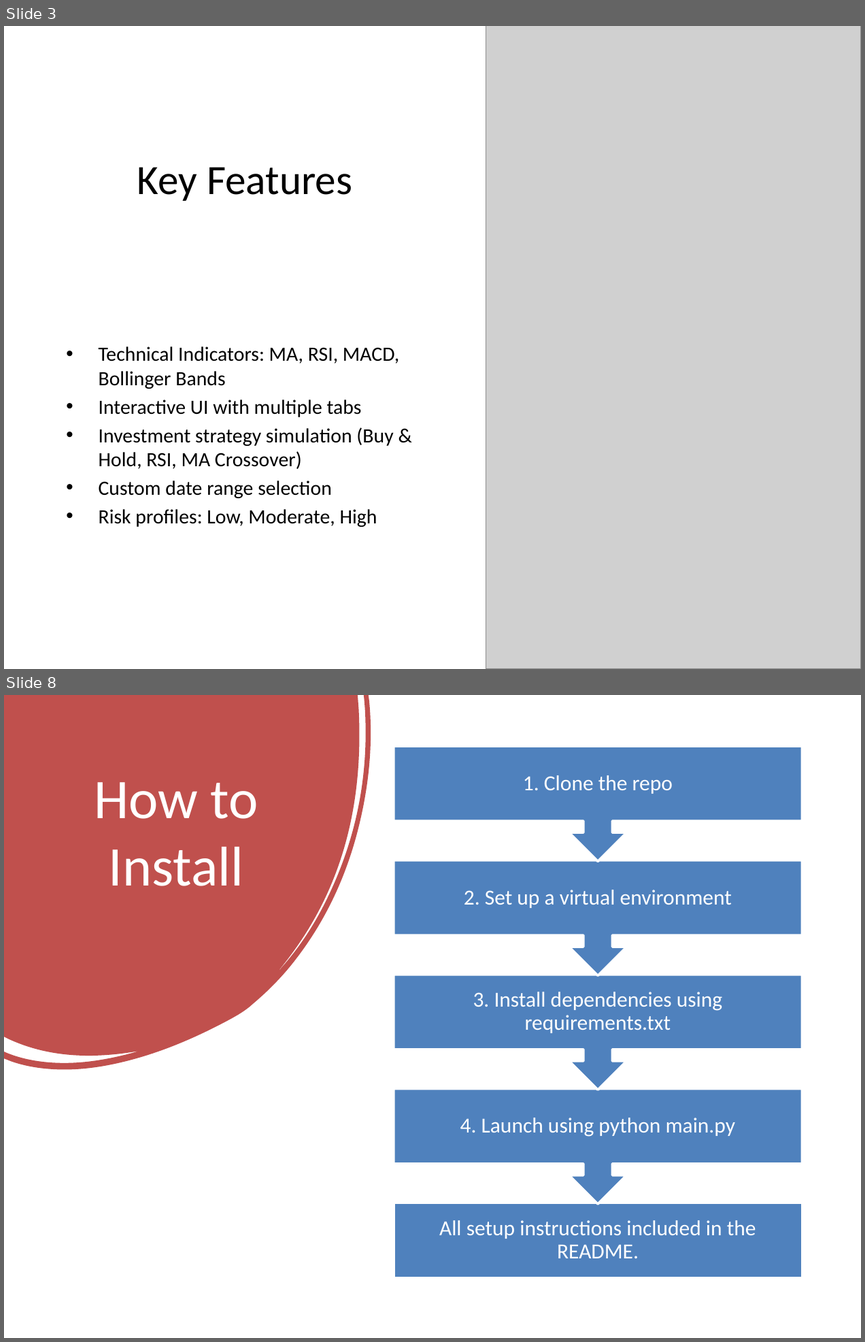
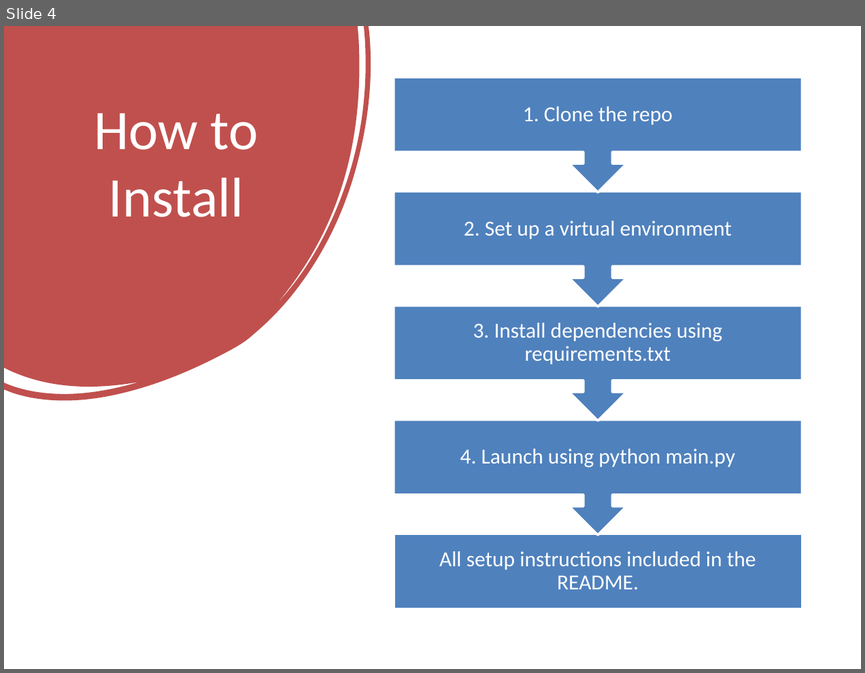
Before and after one commit to aalmaweri12/FinalCIS298, a slide deck: Stock_Analysis_Tool_Presentation.pptx. Shown one above the other, each under a label of ours: slides 3 and 8 before the commit, slide 4 after it; the slides between them are not shown. The pictures are 865x1342 and 865x673 pixels, drawn with LibreOffice and Linux fonts; fonts in the diff are those of the drawing; grey boxes stand for pictures. Boxes give left, top, right and bottom in pixels: in the first picture for what was removed or moved away, otherwise in the second. Text is boxed around its words. In the diff, an @@ line names an element or a change of style, - is before the commit and + after.

```diff
--- a/Stock_Analysis_Tool_Presentation.pptx
+++ b/Stock_Analysis_Tool_Presentation.pptx
@@ slide 3 removed at <box>4,26,861,669</box>, background #FFFFFF @@
@@ picture removed at <box>485,26,861,669</box> @@
@@ title removed at <box>137,167,352,201</box> @@
-Key Features
@@ text removed at <box>99,346,399,526</box> @@
-• Technical Indicators: MA, RSI, MACD, Bollinger Bands
-• Interactive UI with multiple tabs
-• Investment strategy simulation (Buy & Hold, RSI, MA Crossover)
-• Custom date range selection
-• Risk profiles: Low, Moderate, High
@@ what was slide 8 is now slide 4 @@
```
Also in this commit, not shown: 2 slides changed, 1 slide added, 5 other slides removed.
